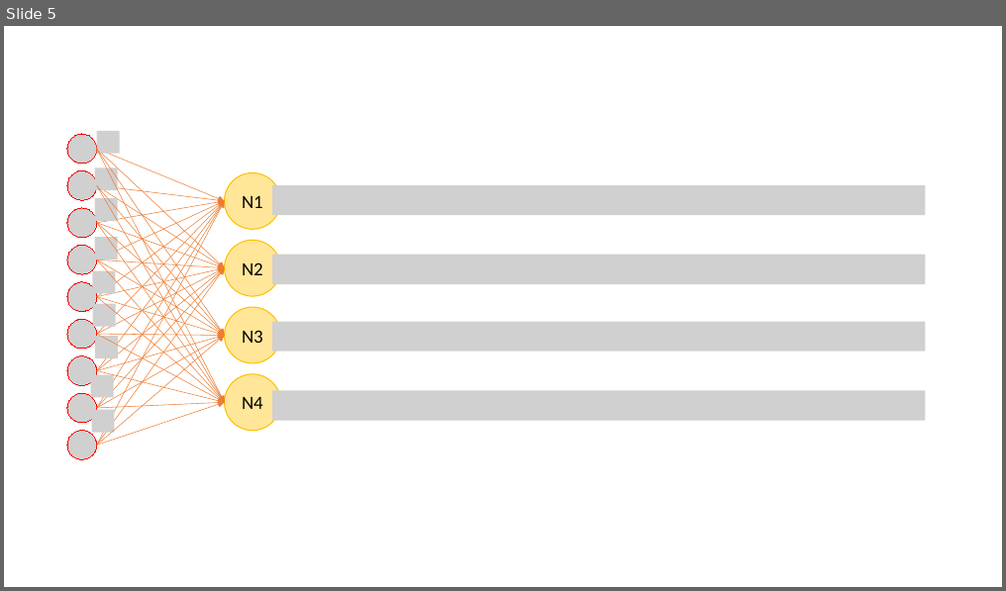
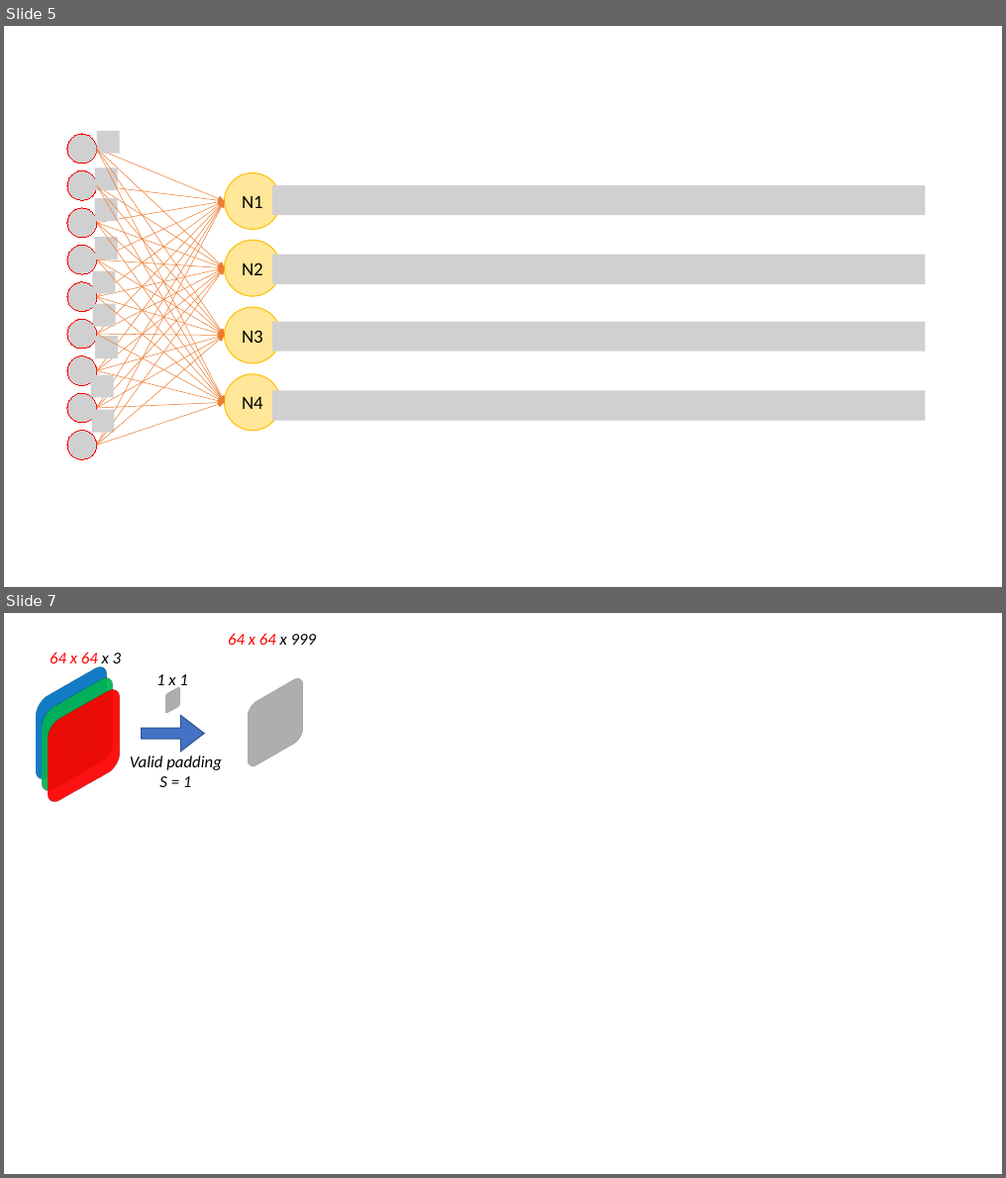
Before and after one commit to fccarvalho2/Deep-Learning, a slide deck: Figuras/Figuras.pptx. Shown one above the other, each under a label of ours: slide 5 before the commit, slides 5 and 7 after it; the slides between them are not shown. The pictures are 1006x591 and 1006x1178 pixels, drawn with LibreOffice and Linux fonts; fonts in the diff are those of the drawing; grey boxes stand for pictures. Boxes give left, top, right and bottom in pixels: in the first picture for what was removed or moved away, otherwise in the second. Text is boxed around its words. In the diff, an @@ line names an element or a change of style, - is before the commit and + after.

```diff
--- a/Figuras/Figuras.pptx
+++ b/Figuras/Figuras.pptx
@@ slide 7 added at (4,613,1002,1174), background #FFFFFF @@
@@ text added at (228,633,316,645), 16 pt, text #FF0000, italic @@
+64 x 64 x 999
@@ text added at (50,652,121,668), 16 pt, text #FF0000, italic @@
+64 x 64 x 3
@@ rounded rectangle added at (21,672,121,772), fill #0070C0 at 50% opacity, outline #325491 1 pt @@
@@ rounded rectangle added at (28,684,128,783), fill #00B050 at 50% opacity, outline #548235 1 pt @@
@@ rounded rectangle added at (34,696,134,796), fill #FF0000 at 50% opacity, outline #FF0000 1 pt @@
@@ text added at (156,674,187,690), 16 pt, text #000000, italic @@
+1 x 1
@@ rounded rectangle added at (162,688,182,712), fill #A6A6A6 at 50% opacity, outline #595959 1 pt @@
@@ rounded rectangle added at (237,683,315,761), fill #A6A6A6 at 50% opacity, outline #595959 1 pt @@
@@ right arrow added at (141,716,204,752), fill #4472C4, outline #325491 1 pt @@
@@ text added at (130,756,222,787), 16 pt, text #000000, italic @@
+Valid padding
+S = 1
```
Also in this commit, not shown: 1 slide changed, 1 other slide added, 2 other files.
